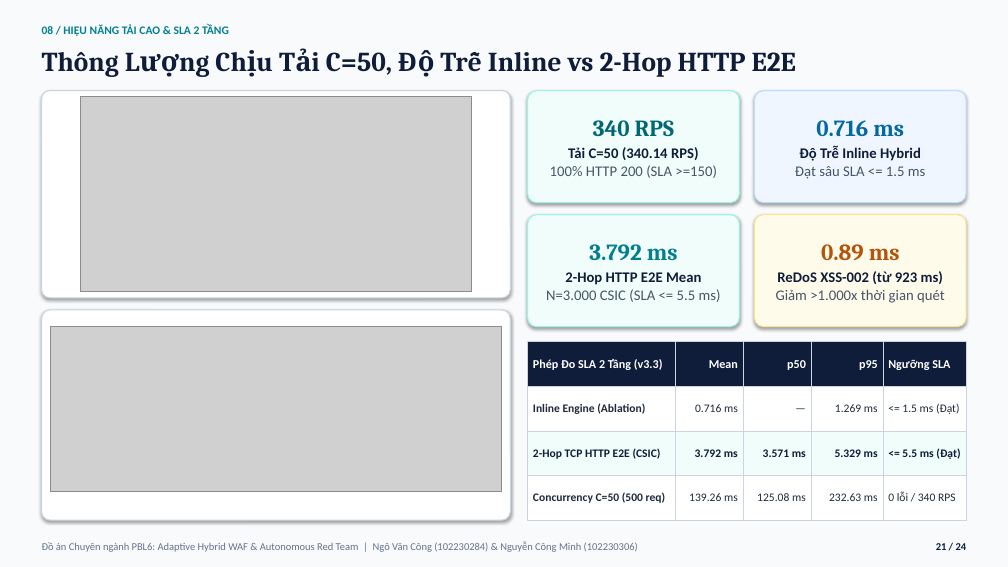
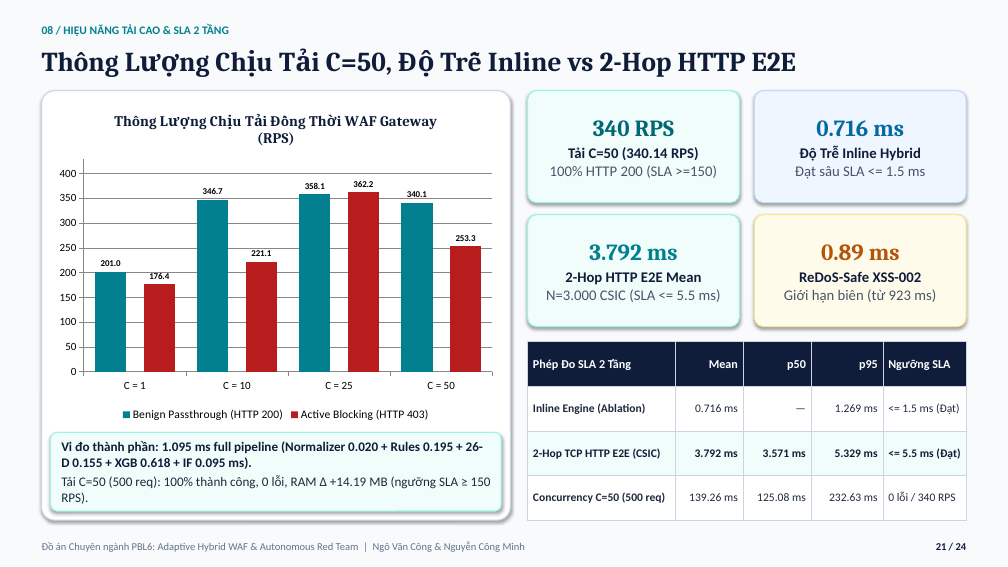
Before and after one commit to vcongggggg/pbl6, a slide deck: slide 21 of docs/reports/PBL6_Academic_Defense_Slides.pptx. Drawn at 1008x567 pixels with LibreOffice and Linux fonts; fonts in the diff are those of the drawing; grey boxes stand for pictures. Boxes give left, top, right and bottom in pixels: in the first picture for what was removed or moved away, otherwise in the second. Text is boxed around its words. In the diff, an @@ line names an element or a change of style, - is before the commit and + after.

```diff
--- a/docs/reports/PBL6_Academic_Defense_Slides.pptx
+++ b/docs/reports/PBL6_Academic_Defense_Slides.pptx
@@ rounded rectangle: place and size @@
-rounded rectangle at (42, 91, 510, 298)
+rounded rectangle at (42, 91, 510, 520)
@@ rounded rectangle at (42, 91, 510, 520): proportions changed @@
@@ column chart added at (51, 98, 501, 425) @@
+title "Thông Lượng Chịu Tải Đồng Thời WAF Gateway (RPS)"
+categories: C = 1, C = 10, C = 25, C = 50
+Benign Passthrough (HTTP 200): 201, 346.7, 358.1, 340.1
+Active Blocking (HTTP 403): 176.4, 221.1, 362.2, 253.3
@@ picture removed at (80, 96, 472, 292) @@
@@ text at (784, 272, 936, 303): text changed @@
-ReDoS XSS-002 (từ 923 ms)
-Giảm >1.000x thời gian quét
+ReDoS-Safe XSS-002
+Giới hạn biên (từ 923 ms)
@@ picture removed at (51, 327, 501, 491) @@
@@ table at (528, 342, 966, 520) @@
-row 1, column 1: Phép Đo SLA 2 Tầng (v3.3)
+row 1, column 1: Phép Đo SLA 2 Tầng
@@ rounded rectangle: place and size @@
-rounded rectangle at (42, 310, 510, 520)
+rounded rectangle at (51, 433, 501, 511)
@@ rounded rectangle at (51, 433, 501, 511): fill #FFFFFF to #F0FDFA; outline #CBD5E1 1 pt to #99F6E4 1 pt; proportions changed @@
@@ text added at (61, 441, 491, 504), 12.5 pt, text #0F1D3A, bold @@
+Vi đo thành phần: 1.095 ms full pipeline (Normalizer 0.020 + Rules 0.195 + 26-D 0.155 + XGB 0.618 + IF 0.095 ms).
+Tải C=50 (500 req): 100% thành công, 0 lỗi, RAM Δ +14.19 MB (ngưỡng SLA ≥ 150 RPS).
@@ text at (42, 542, 525, 552): text changed @@
-Đồ án Chuyên ngành PBL6: Adaptive Hybrid WAF & Autonomous Red Team | Ngô Văn Công (102230284) & Nguyễn Công Minh (102230306)
+Đồ án Chuyên ngành PBL6: Adaptive Hybrid WAF & Autonomous Red Team | Ngô Văn Công & Nguyễn Công Minh
```
Also in this commit, not shown: 23 other slides changed, 26 other files.
